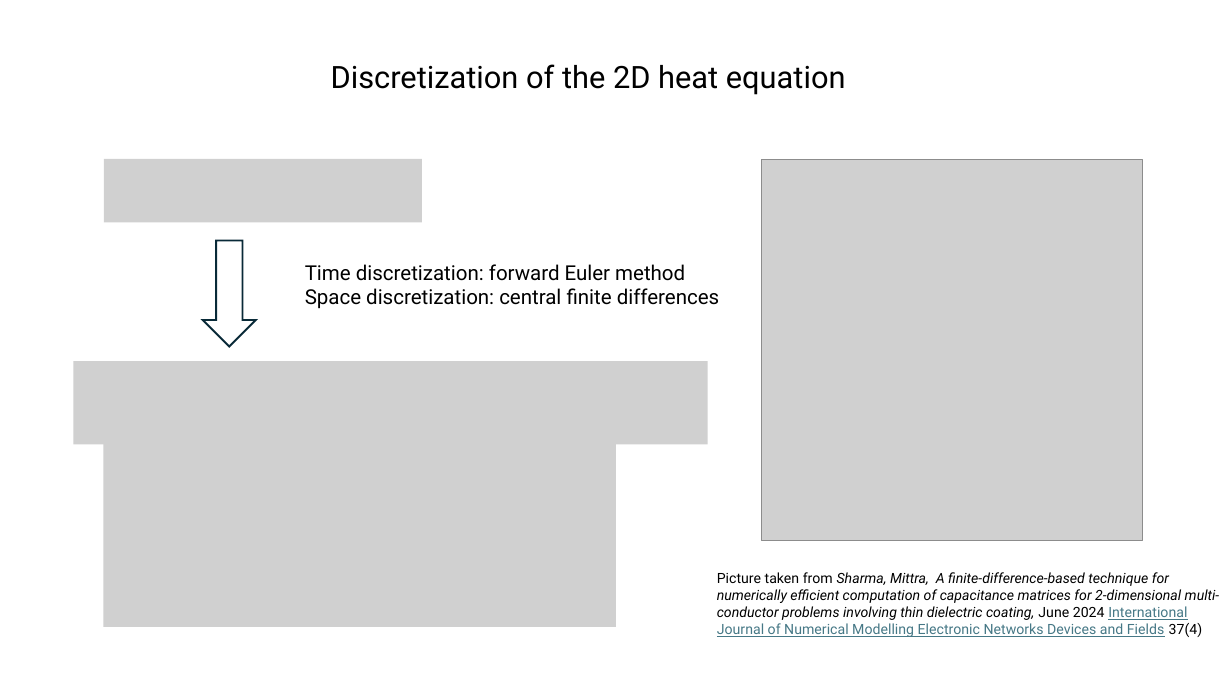
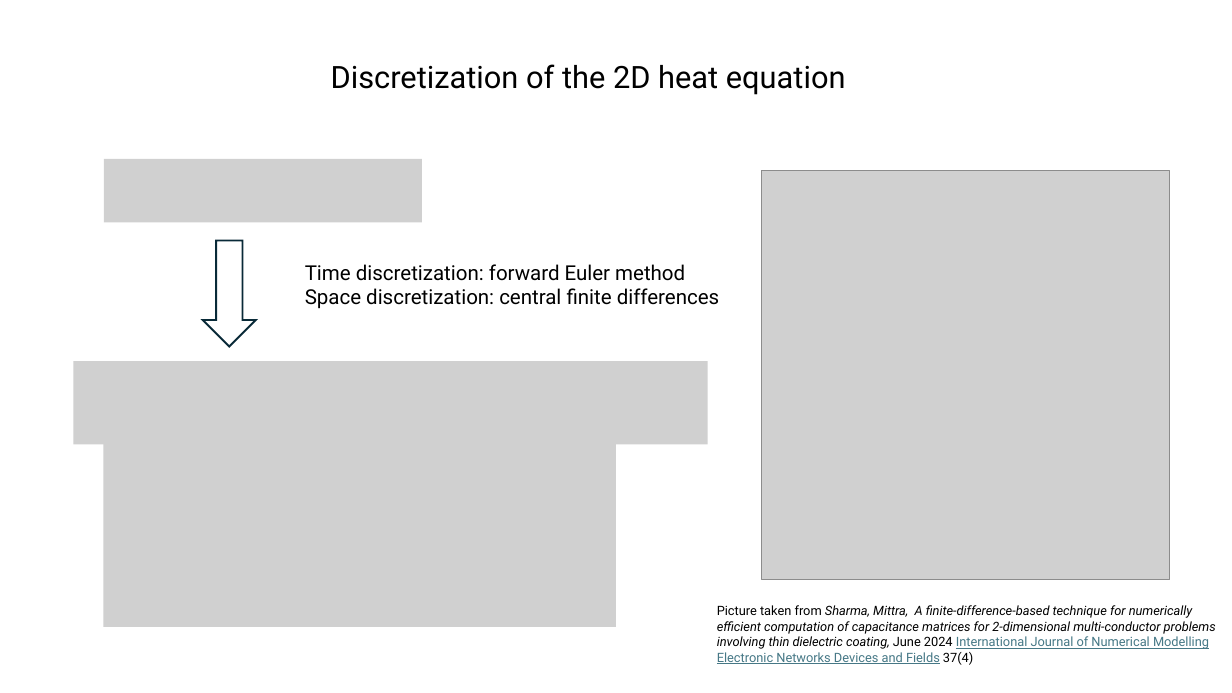
Before and after one commit to agnesevalentini/HPC_exam, a slide deck: slide 3 of HPC final project.pptx. Drawn at 1232x693 pixels with LibreOffice and Linux fonts; fonts in the diff are those of the drawing; grey boxes stand for pictures. Boxes give left, top, right and bottom in pixels: in the first picture for what was removed or moved away, otherwise in the second. Text is boxed around its words. In the diff, an @@ line names an element or a change of style, - is before the commit and + after.

```diff
--- a/HPC final project.pptx
+++ b/HPC final project.pptx
@@ picture resized from (x1=762, y1=160, x2=1142, y2=541) to (x1=762, y1=171, x2=1170, y2=579) @@
@@ text "Picture taken from Sharma, Mittra, ..." moved from (x1=717, y1=572, x2=1220, y2=637) to (x1=717, y1=605, x2=1216, y2=665) @@
@@ text "Picture taken from Sharma, Mittra, ..." at (x1=717, y1=605, x2=1216, y2=665): size 11 to 10 pt @@
```
Also in this commit, not shown: 1 other slide changed, 2 slides added, 2 slides removed, 1 other file.
